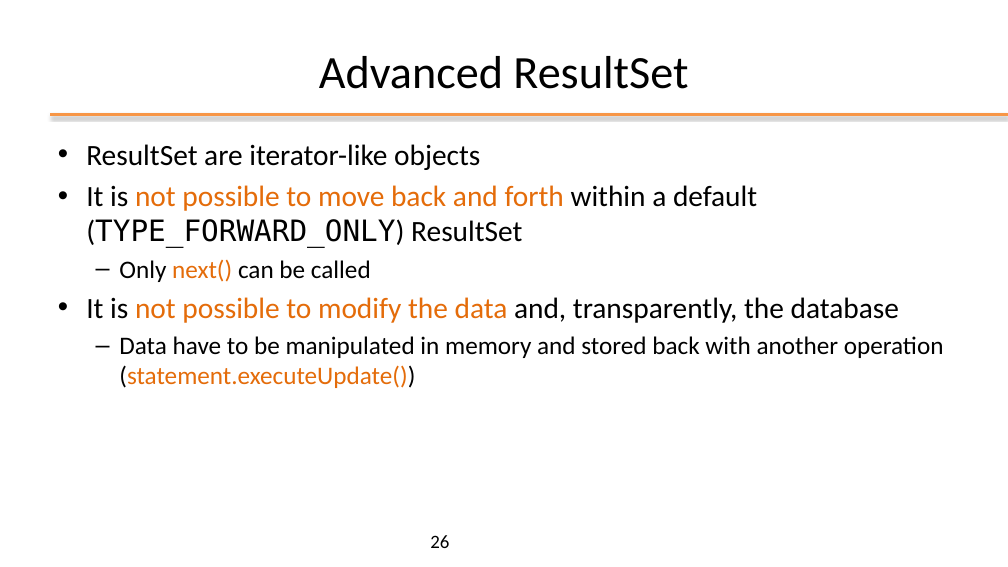
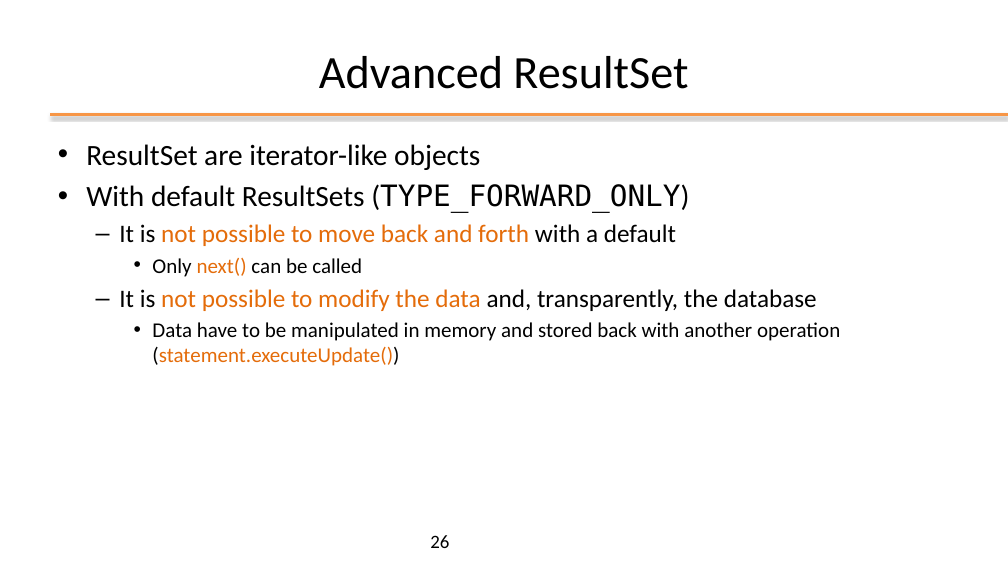
Before and after one commit to plctechnician/ooprogramming, a slide deck: slide 26 of java/slides/ppt/10 - Java Data Access (JDBC).pptx. Drawn at 1008x567 pixels with LibreOffice and Linux fonts; fonts in the diff are those of the drawing; background and template pictures are left out. Boxes give left, top, right and bottom in pixels: in the first picture for what was removed or moved away, otherwise in the second. Text is boxed around its words. In the diff, an @@ line names an element or a change of style, - is before the commit and + after.

```diff
--- a/java/slides/ppt/10 - Java Data Access (JDBC).pptx
+++ b/java/slides/ppt/10 - Java Data Access (JDBC).pptx
@@ text at [86,184,689,246]: text changed; size 28 to 24 pt @@
-• It is not possible to move back and forth within a default (TYPE_FORWARD_ONLY) ResultSet
+• With default ResultSets (TYPE_FORWARD_ONLY)
+  – It is not possible to move back and forth with a default
@@ text at [119,258,840,366]: size 24 to 20 pt in "Only next() can be called", "Data have to be manipulated in memory ..."; size 28 to 24 pt in "It is not possible to modify the ..."; bullet – to •; list level 2 to 3 in "Only next() can be called"; bullet • to –; list level 1 to 2 in "It is not possible to ..."; list level 2 to 3 in "Data have to be manipulated ..." @@
```
Also in this commit, not shown: 4 other slides changed, 2 other files.
